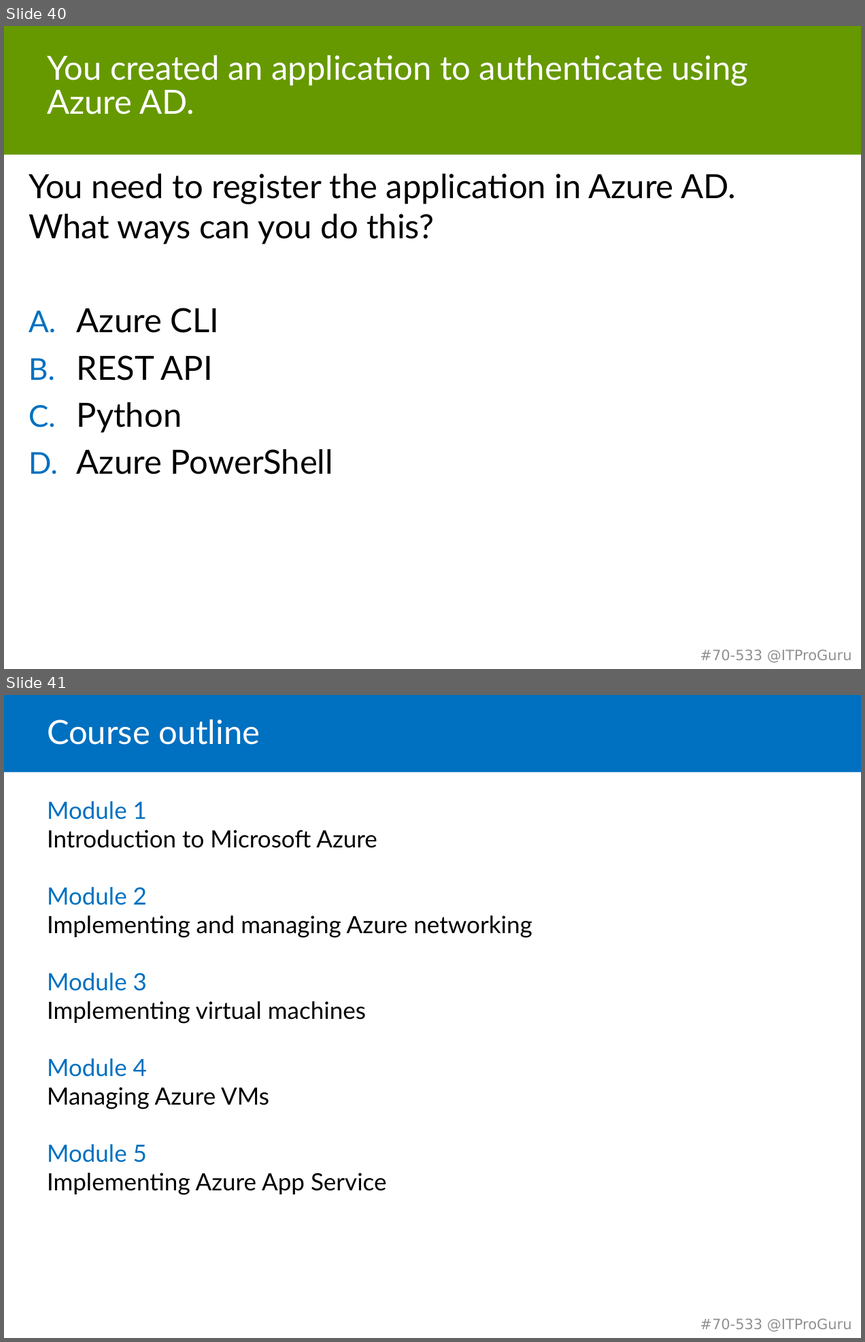
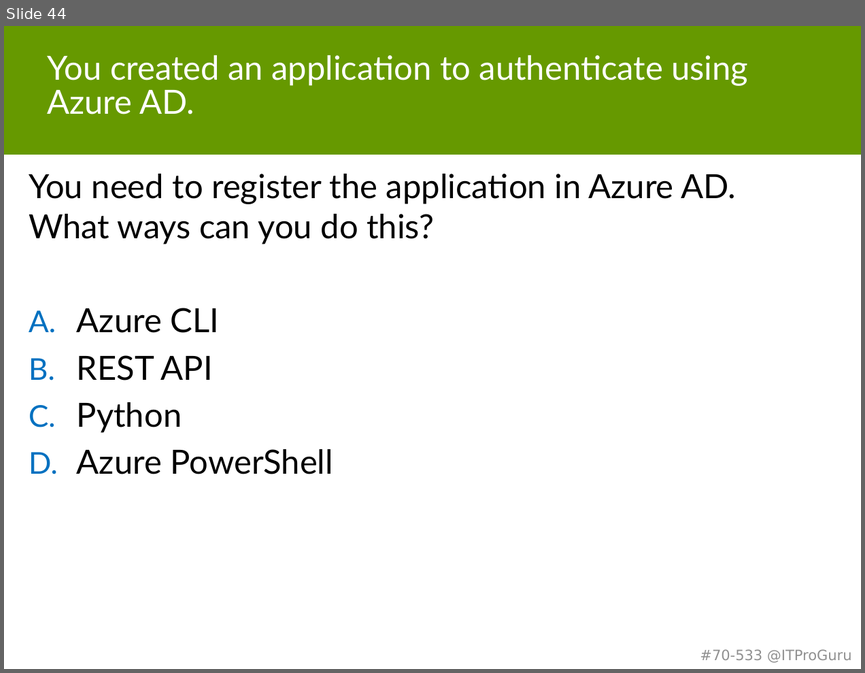
Before and after one commit to guruskill/70-533, a slide deck: 70-533-05-ARMTemplates.pptx. Shown one above the other, each under a label of ours: slides 40 and 41 before the commit, slide 44 after it. The pictures are 865x1342 and 865x673 pixels, drawn with LibreOffice and Linux fonts; fonts in the diff are those of the drawing. Boxes give left, top, right and bottom in pixels: in the first picture for what was removed or moved away, otherwise in the second. Text is boxed around its words. In the diff, an @@ line names an element or a change of style, - is before the commit and + after.

```diff
--- a/70-533-05-ARMTemplates.pptx
+++ b/70-533-05-ARMTemplates.pptx
@@ slide 41 removed at (4,695,861,1338), background #FFFFFF; not listed: 2 template elements that a slide beside it also shows @@
@@ rectangle removed at (4,695,861,772) @@
@@ title removed at (47,719,260,745) @@
-Course outline
@@ text removed at (47,801,532,1195) @@
-Module 1
-Introduction to Microsoft Azure
-Module 2
-Implementing and managing Azure networking
-Module 3
-Implementing virtual machines
-Module 4
-Managing Azure VMs
-Module 5
-Implementing Azure App Service
@@ what was slide 40 is now slide 44 @@
```
Also in this commit, not shown: 10 slides changed, 5 slides added, 1 other slide removed.
